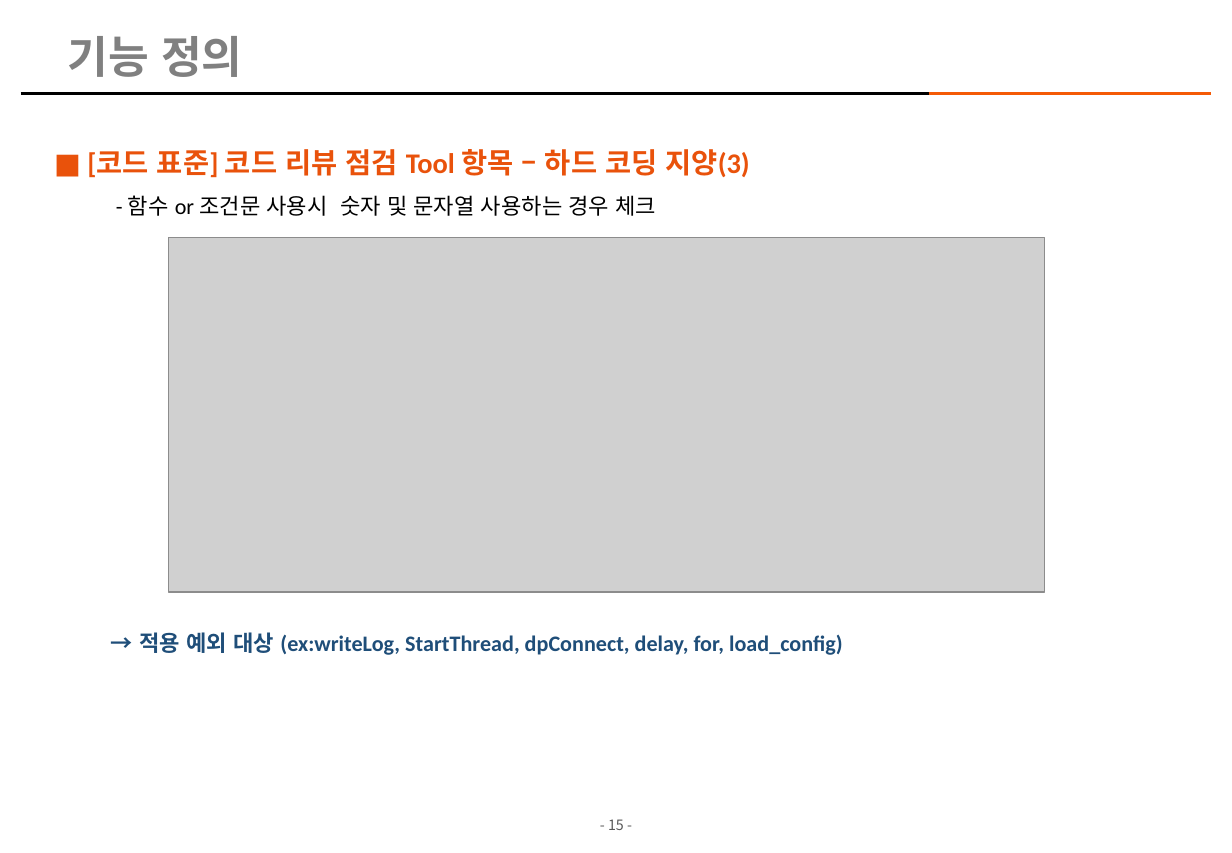
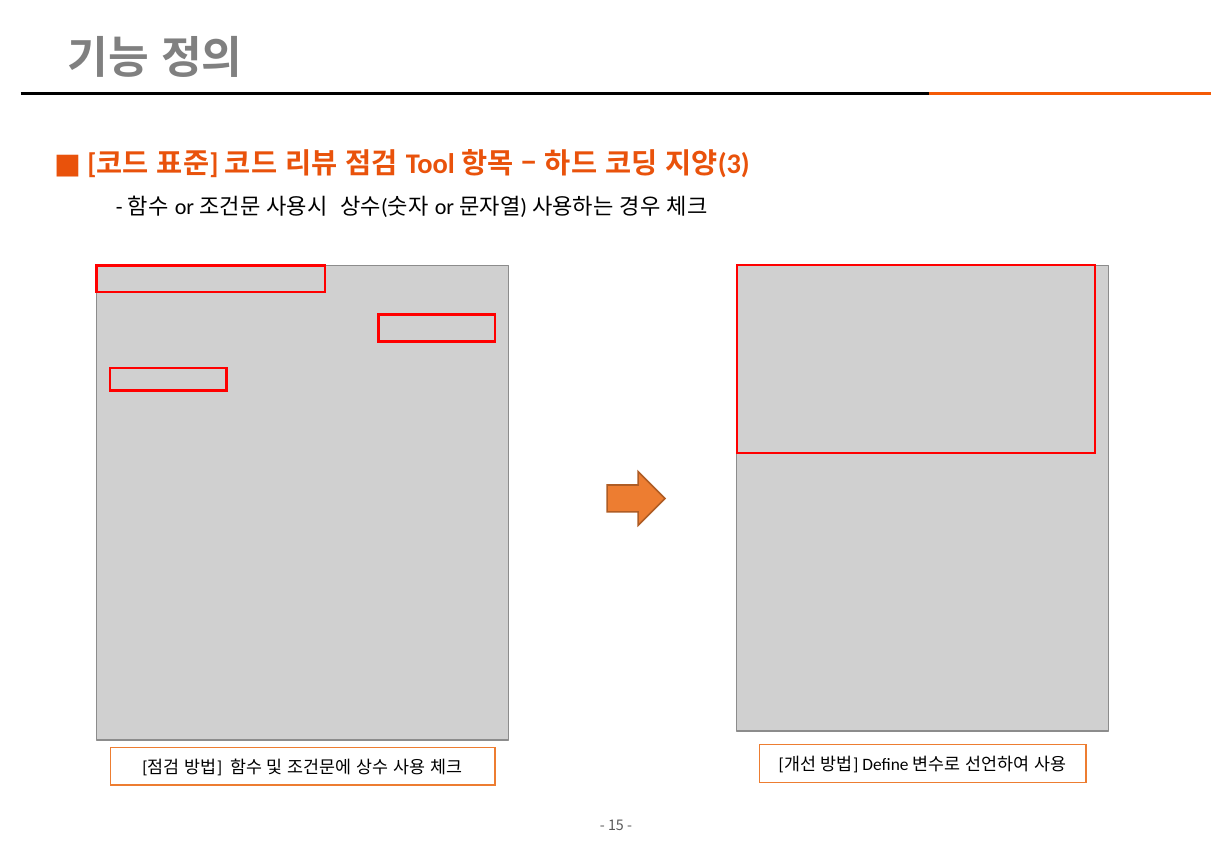
Before and after one commit to kimhopepa/PythonPjt, a slide deck: slide 15 of CodeReviewTool/doc/CodeReview_점검_Tool_개발계획서_rev07.pptx. Drawn at 1232x853 pixels with LibreOffice and Linux fonts; fonts in the diff are those of the drawing; grey boxes stand for pictures; background and template pictures are left out. Boxes give left, top, right and bottom in pixels: in the first picture for what was removed or moved away, otherwise in the second. Text is boxed around its words. In the diff, an @@ line names an element or a change of style, - is before the commit and + after.

```diff
--- a/CodeReviewTool/doc/CodeReview_점검_Tool_개발계획서_rev07.pptx
+++ b/CodeReviewTool/doc/CodeReview_점검_Tool_개발계획서_rev07.pptx
@@ text at box(128, 195, 708, 217): text changed; text colour #1F4E79 to #000000; bold off @@
-  - 함수 or 조건문 사용시 숫자 및 문자열 사용하는 경우 체크
-  → 적용 예외 대상 (ex:writeLog, StartThread, dpConnect, delay, for, load_config)
+  - 함수 or 조건문 사용시 상수(숫자 or 문자열) 사용하는 경우 체크
@@ picture removed at box(168, 238, 1045, 593) @@
@@ picture added at box(97, 265, 510, 739) @@
@@ rectangle added at box(97, 265, 325, 291), outline #FF0000 1.5 pt @@
@@ picture added at box(737, 265, 1109, 730) @@
@@ rectangle added at box(737, 265, 1095, 453), outline #FF0000 1.5 pt @@
@@ rectangle added at box(379, 315, 495, 342), outline #FF0000 1.5 pt @@
@@ rectangle added at box(110, 369, 226, 391), outline #FF0000 1.5 pt @@
@@ right arrow added at box(607, 472, 665, 526), fill #ED7D31, outline #AF5C24 1 pt @@
@@ rectangle added at box(110, 747, 495, 785), fill #FFFFFF, outline #ED7D31 1 pt, 11 pt, text #000000 @@
+[점검 방법] 함수 및 조건문에 상수 사용 체크
@@ rectangle added at box(760, 745, 1086, 783), fill #FFFFFF, outline #ED7D31 1 pt, 11 pt, text #000000 @@
+[개선 방법] Define 변수로 선언하여 사용
```
Also in this commit, not shown: 10 other slides changed, 2 other files.
